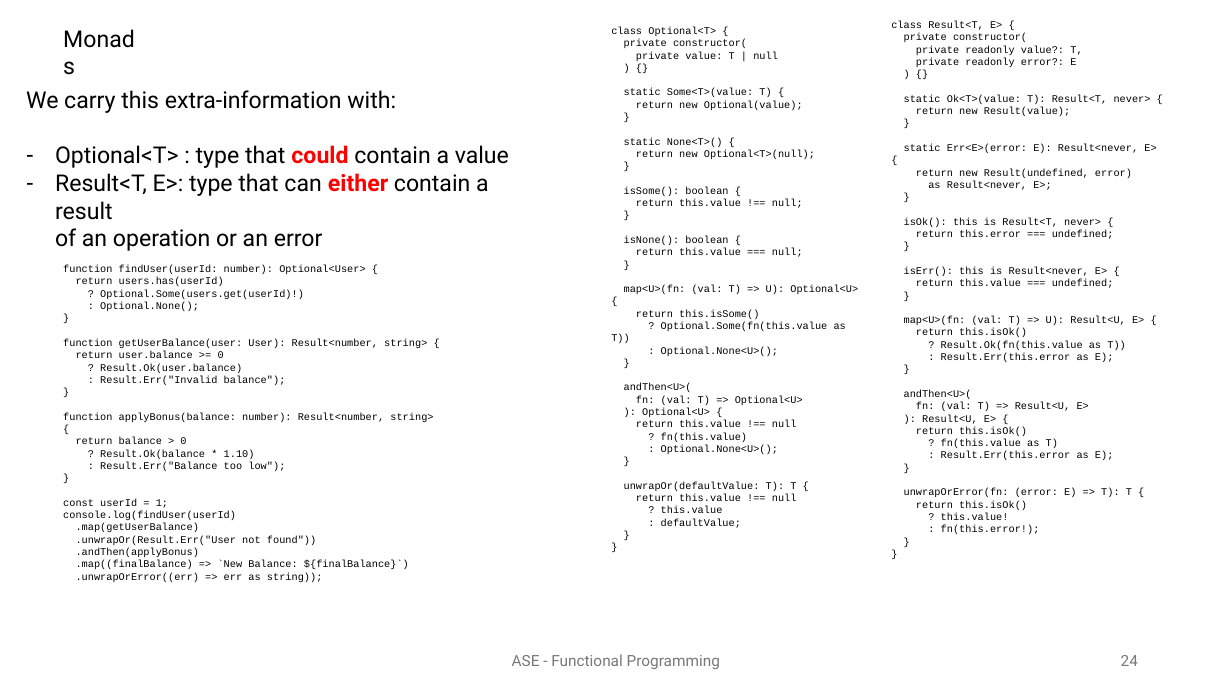
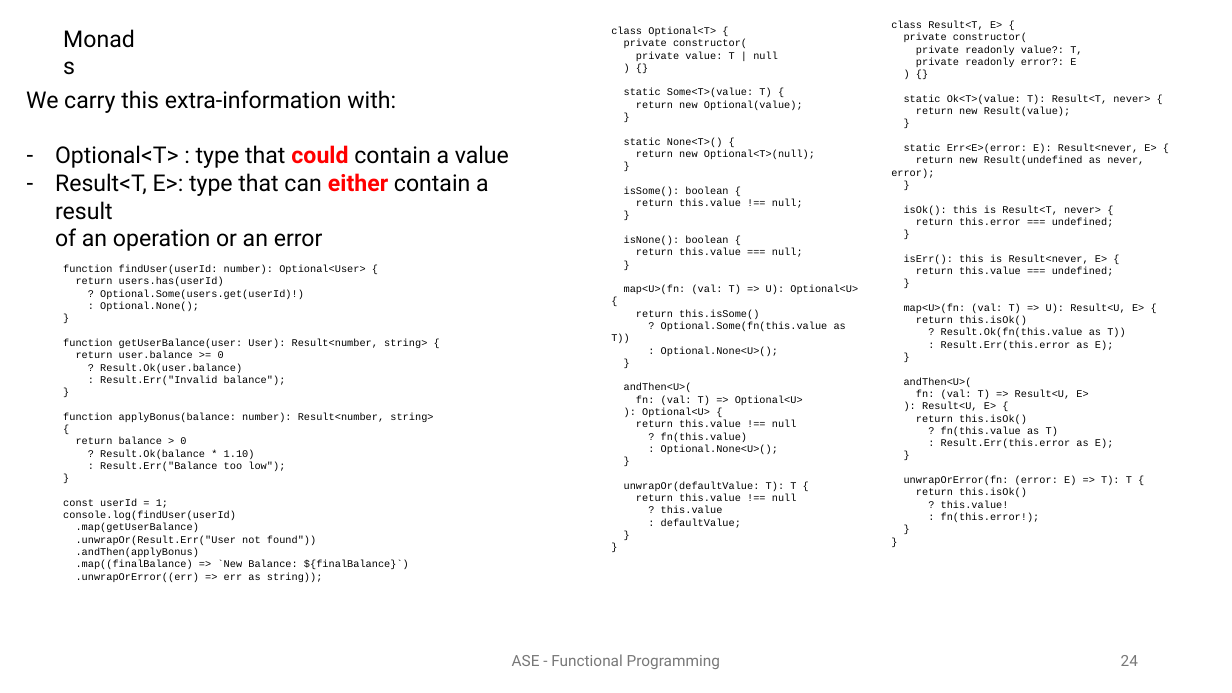
Before and after one commit to ComplexPlaneDev/ASE, a slide deck: slide 24 of Lesson.07 - Functional Programming/Functional Programming.pptx. Drawn at 1232x693 pixels with LibreOffice and Linux fonts; fonts in the diff are those of the drawing. Boxes give left, top, right and bottom in pixels: in the first picture for what was removed or moved away, otherwise in the second. Text is boxed around its words. In the diff, an @@ line names an element or a change of style, - is before the commit and + after.

Commit message:
Fix some typos in Monads

```diff
--- a/Lesson.07 - Functional Programming/Functional Programming.pptx
+++ b/Lesson.07 - Functional Programming/Functional Programming.pptx
@@ text at [891,156,1144,178]: text changed @@
-return new Result(undefined, error)
-as Result<never, E>;
+return new Result(undefined as never, error);
```
Also in this commit, not shown: 1 other slide changed.
